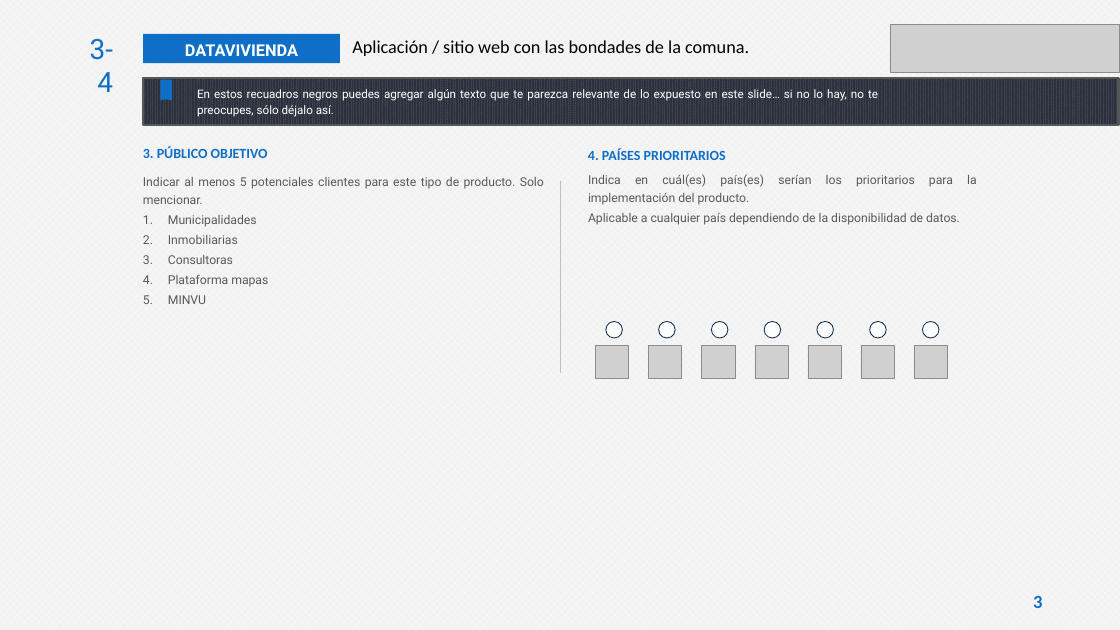
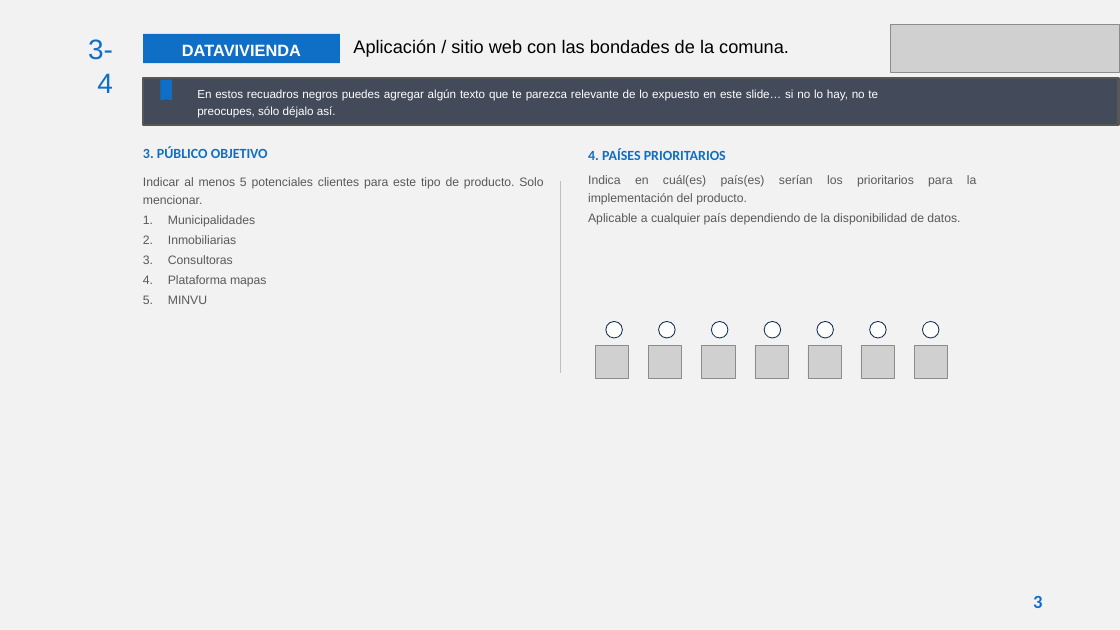
Before and after one commit to Sud-Austral/DATA-VIVIENDA, a slide deck: slide 3 of DATAVIVIENDA/Diseño DATAVIVIENDA.pptx. Drawn at 1120x630 pixels with LibreOffice and Linux fonts; fonts in the diff are those of the drawing; grey boxes stand for pictures. Boxes give left, top, right and bottom in pixels: in the first picture for what was removed or moved away, otherwise in the second. Text is boxed around its words. In the diff, an @@ line names an element or a change of style, - is before the commit and + after.

```diff
--- a/DATAVIVIENDA/Diseño DATAVIVIENDA.pptx
+++ b/DATAVIVIENDA/Diseño DATAVIVIENDA.pptx
@@ background pattern #FFFFFF on #F2F2F2 to #F2F2F2 @@
@@ text "3-4" at [88,39,113,93]: font Roboto to Arial @@
@@ text "Aplicación / sitio web con ..." at [353,39,789,57]: font Calibri to Arial @@
@@ rectangle "DATAVIVIENDA" at [143,34,339,63]: font Roboto to Arial @@
@@ rectangle at [143,78,1118,125]: fill pattern #2D313C on #444A5A to #434A59 @@
@@ font Roboto to Arial; less space between paragraphs in 3 elements at [197,89,878,117], [143,177,543,304], [588,175,960,225] @@
```
Also in this commit, not shown: 14 other slides changed.
